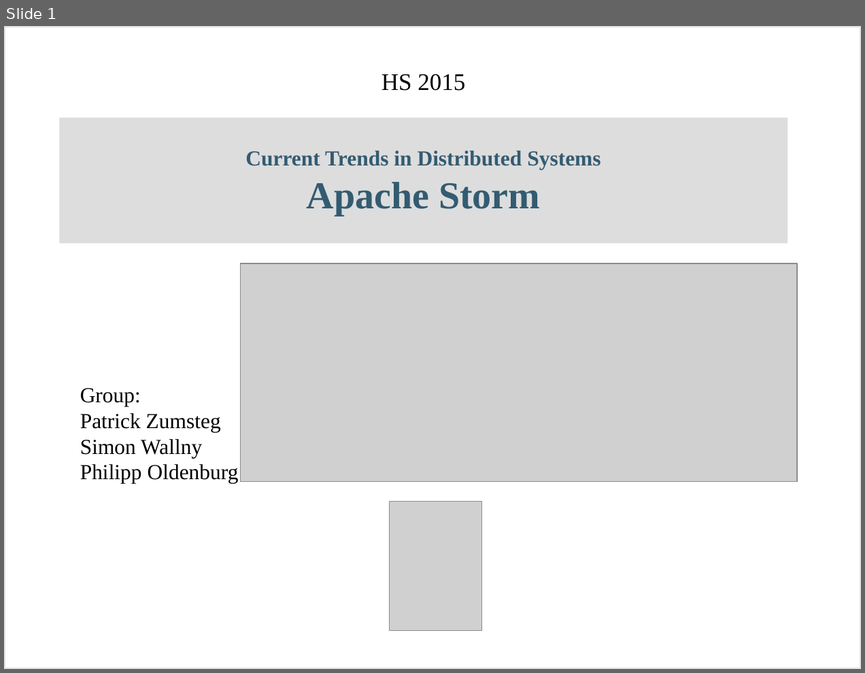
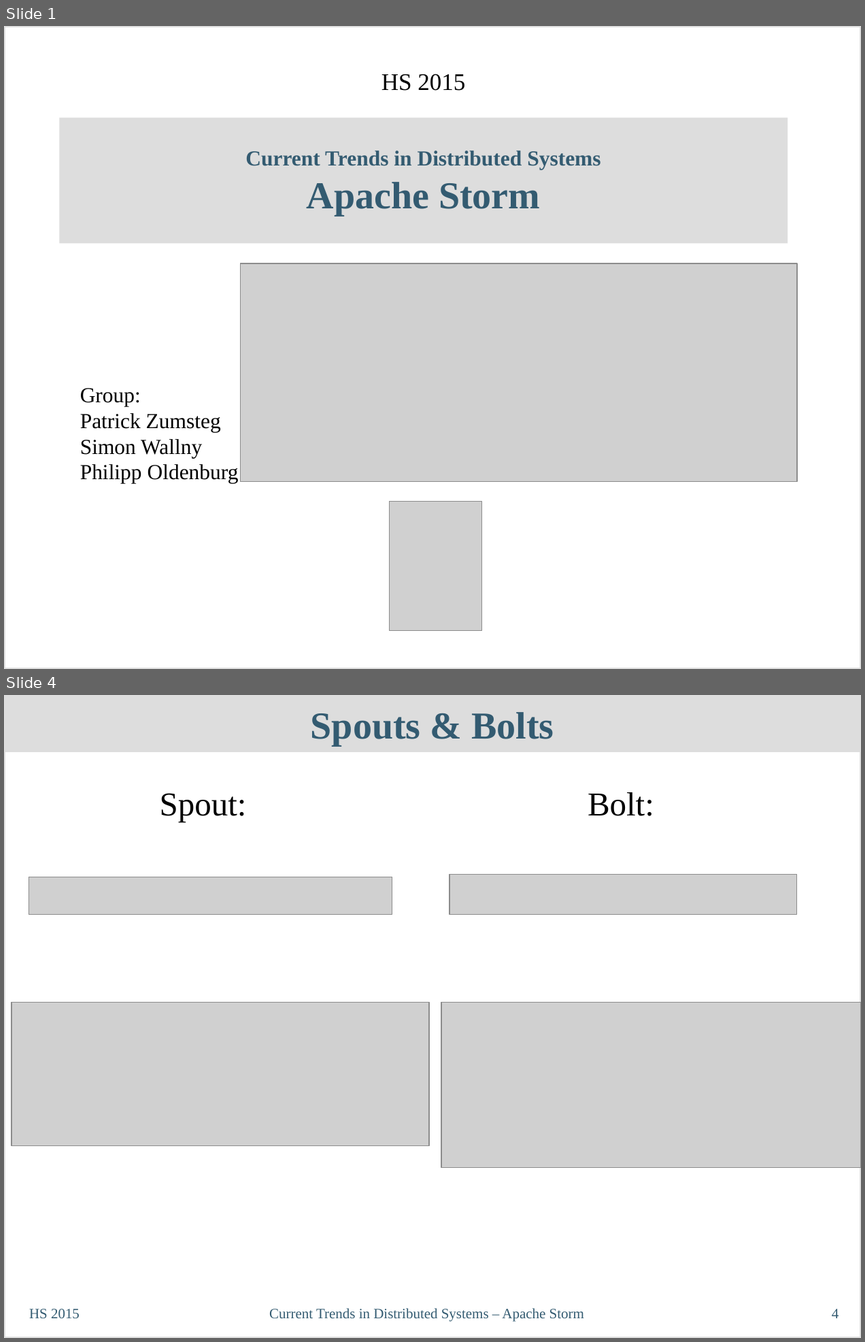
Before and after one commit to philipp-oldenburg/ctds-storm, a slide deck: Storm-Referat/CT-Präsentation - Simon.odp. Shown one above the other, each under a label of ours: slide 1 before the commit, slides 1 and 4 after it; the slides between them are not shown. The pictures are 865x673 and 865x1342 pixels, drawn with LibreOffice and Linux fonts; fonts in the diff are those of the drawing; grey boxes stand for pictures. Boxes give left, top, right and bottom in pixels: in the first picture for what was removed or moved away, otherwise in the second. Text is boxed around its words. In the diff, an @@ line names an element or a change of style, - is before the commit and + after.

```diff
--- a/Storm-Referat/CT-Präsentation - Simon.odp
+++ b/Storm-Referat/CT-Präsentation - Simon.odp
@@ slide 4 added at bbox=[4, 695, 861, 1338], background #FFFFFF; not listed: 1 template element that a slide beside it also shows @@
@@ title added at bbox=[4, 695, 861, 752], fill #DDDDDD, 32 pt, text #335B71, bold @@
+Spouts & Bolts
@@ text added at bbox=[160, 792, 654, 822], 28 pt, text #000000 @@
+Spout: Bolt:
@@ picture added at bbox=[29, 877, 392, 915] @@
@@ picture added at bbox=[449, 874, 797, 915] @@
@@ picture added at bbox=[11, 1002, 430, 1146] @@
@@ picture added at bbox=[441, 1002, 861, 1168] @@
@@ text added at bbox=[29, 1308, 79, 1318], 12 pt, text #335B71 @@
+HS 2015
@@ text added at bbox=[269, 1308, 584, 1321], 12 pt, text #335B71 @@
+Current Trends in Distributed Systems – Apache Storm
@@ page number added at bbox=[832, 1308, 838, 1318], 12 pt, text #335B71 @@
+4
```
Also in this commit, not shown: 1 slide changed, 15 other slides added.
